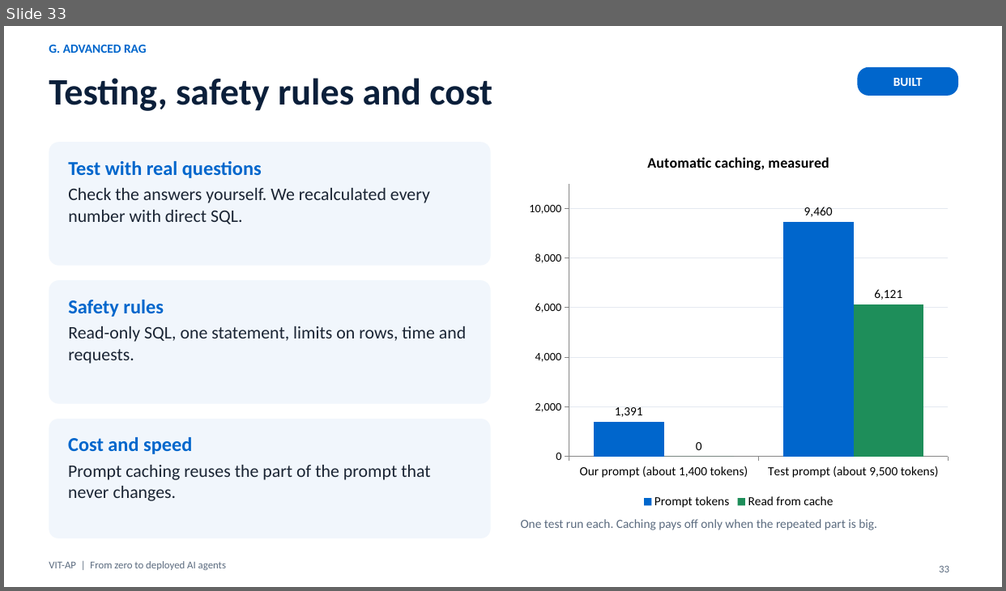
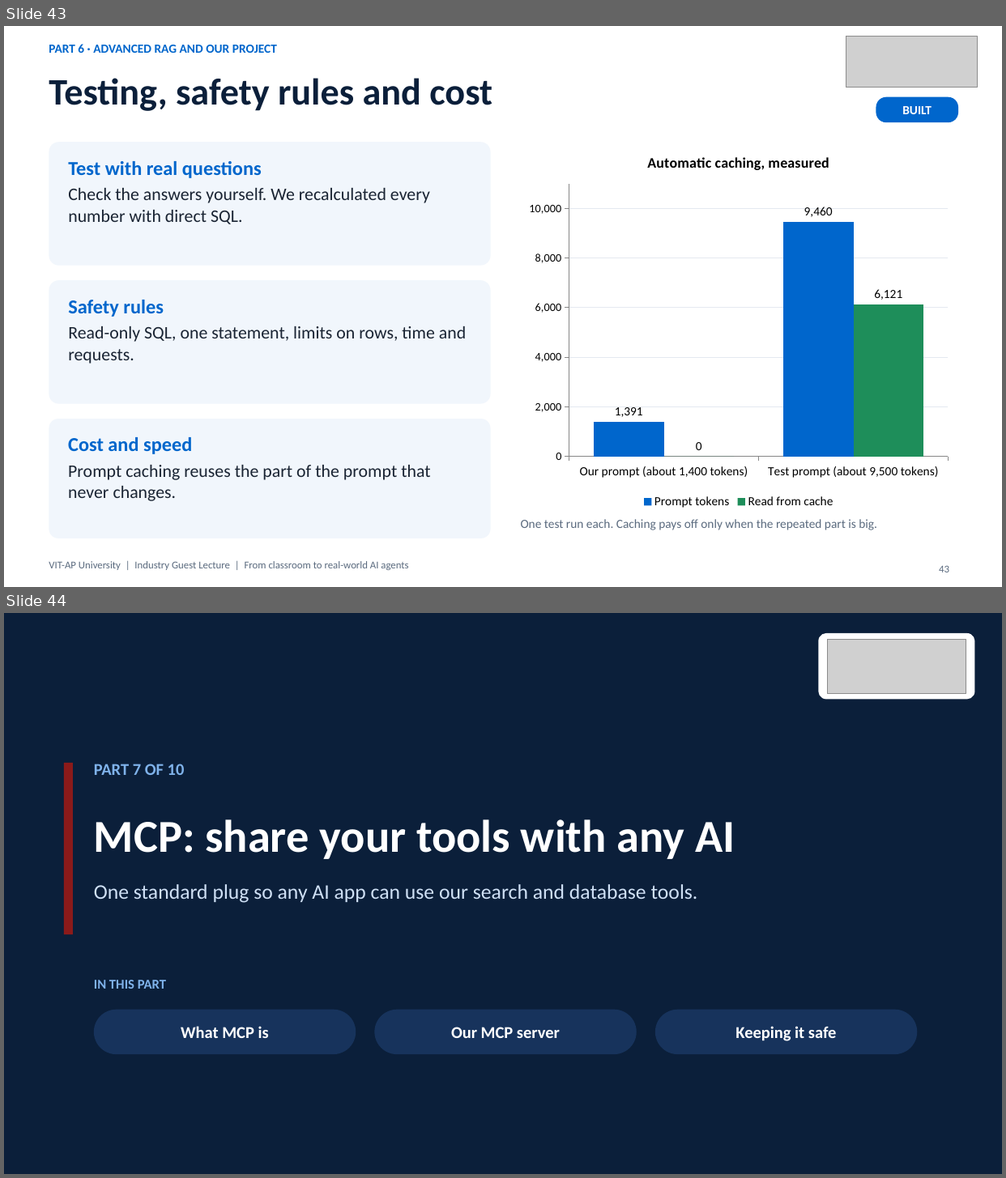
Before and after one commit to nareshroyalc/Demo, a slide deck: deck/VIT-AP_AI_Webinar.pptx. Shown one above the other, each under a label of ours: slide 33 before the commit, slides 43 and 44 after it. The pictures are 1006x591 and 1006x1178 pixels, drawn with LibreOffice and Linux fonts; fonts in the diff are those of the drawing; grey boxes stand for pictures. Boxes give left, top, right and bottom in pixels: in the first picture for what was removed or moved away, otherwise in the second. Text is boxed around its words. In the diff, an @@ line names an element or a change of style, - is before the commit and + after.

Commit message:
Deck: VIT-AP intro, agenda, logo, 10 part dividers, two tools slides (65 slides)

```diff
--- a/deck/VIT-AP_AI_Webinar.pptx
+++ b/deck/VIT-AP_AI_Webinar.pptx
@@ slide 44 added at <box>4,613,1002,1174</box>, background #0B1F3A @@
@@ rounded rectangle added at <box>819,633,975,699</box>, fill #FFFFFF @@
@@ picture added at <box>828,639,966,693</box> @@
@@ rectangle added at <box>64,763,73,935</box>, fill #8B1A1A @@
@@ text added at <box>94,764,185,775</box>, 16 pt, text #7FB2EA, bold @@
+PART 7 OF 10
@@ title added at <box>94,820,735,859</box>, 44 pt, text #FFFFFF, bold @@
+MCP: share your tools with any AI
@@ text added at <box>94,884,698,903</box>, 20 pt, text #CFE0F5 @@
+One standard plug so any AI app can use our search and database tools.
@@ text added at <box>94,980,166,989</box>, 13 pt, text #7FB2EA, bold @@
+IN THIS PART
@@ rounded rectangle added at <box>94,1010,356,1054</box>, fill #17335C, 16 pt, text #FFFFFF, bold @@
+What MCP is
@@ rounded rectangle added at <box>374,1010,637,1054</box>, fill #17335C, 16 pt, text #FFFFFF, bold @@
+Our MCP server
@@ rounded rectangle added at <box>655,1010,918,1054</box>, fill #17335C, 16 pt, text #FFFFFF, bold @@
+Keeping it safe
@@ what was slide 33 is now slide 43 @@
@@ slide 43 changed as well @@
@@ text at <box>49,44,277,53</box>: text changed @@
-G. ADVANCED RAG
+PART 6 · ADVANCED RAG AND OUR PROJECT
@@ picture added at <box>846,37,978,88</box> @@
@@ rounded rectangle "BUILT": place and size @@
-rounded rectangle "BUILT" at <box>858,67,958,96</box>
+rounded rectangle "BUILT" at <box>876,97,958,122</box>
@@ text at <box>49,561,408,570</box>: text changed @@
-VIT-AP | From zero to deployed AI agents
+VIT-AP University | Industry Guest Lecture | From classroom to real-world AI agents
@@ page number at <box>939,565,949,573</box>: text changed @@
-33
+43
```
Also in this commit, not shown: 49 other slides changed, 13 other slides added, 6 other files.
